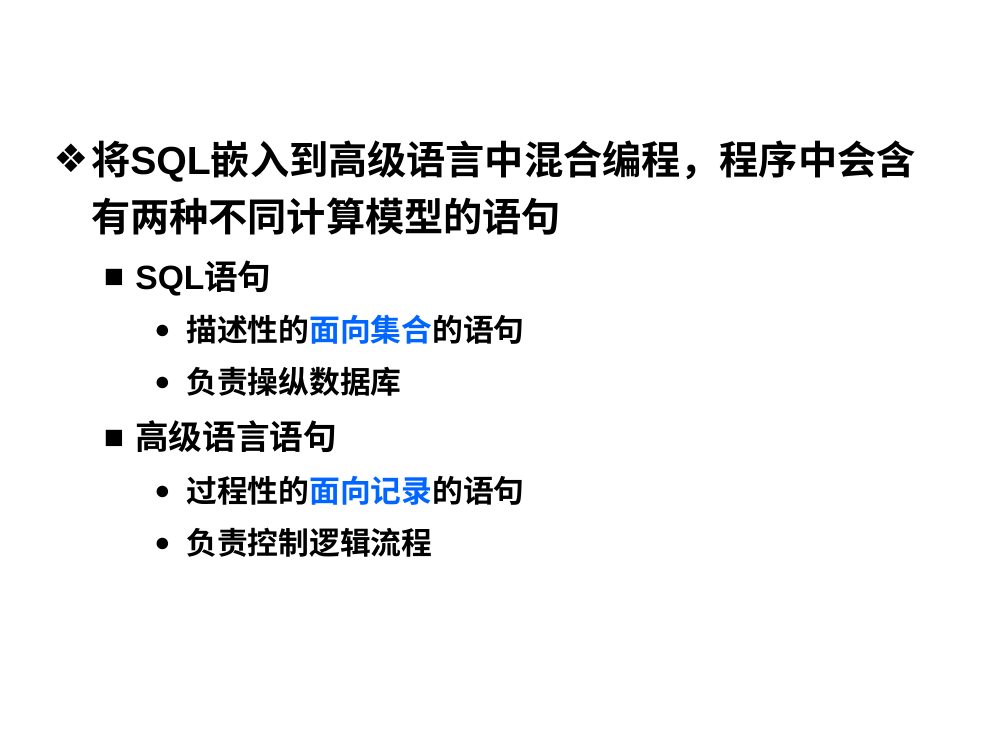
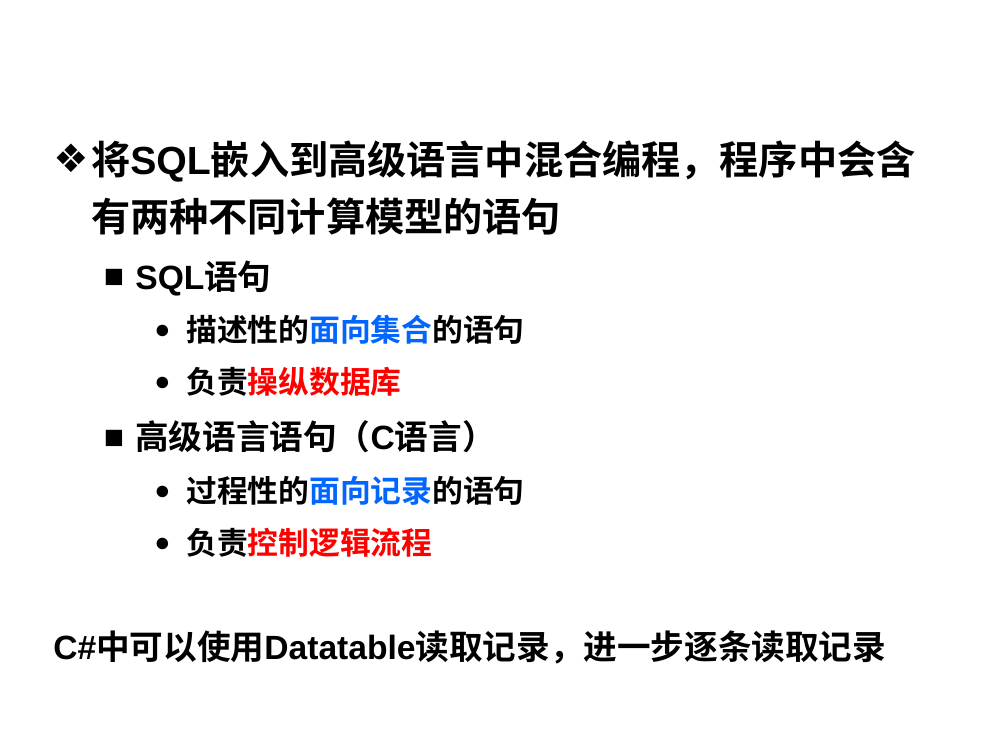
Before and after one commit to HBU/DataBase, a slide deck: slide 5 of PPT/DB第08章.ppt. Drawn at 1008x756 pixels with LibreOffice and Linux fonts; fonts in the diff are those of the drawing; background and template pictures are left out. Boxes give left, top, right and bottom in pixels: in the first picture for what was removed or moved away, otherwise in the second. Text is boxed around its words. In the diff, an @@ line names an element or a change of style, - is before the commit and + after.

```diff
--- a/PPT/DB第08章.ppt
+++ b/PPT/DB第08章.ppt
@@ text at box(186, 366, 432, 557): text colour #000000 to #FF0000 in "负责操纵数据库", "负责控制逻辑流程" @@
@@ text at box(135, 420, 495, 453): text changed @@
-  ■ 高级语言语句
+  ■ 高级语言语句（C语言）
@@ text at box(53, 632, 886, 664): paragraph added @@
+C#中可以使用Datatable读取记录，进一步逐条读取记录
```
Also in this commit, not shown: 3 other slides changed, 2 slides added, 6 slides removed.
